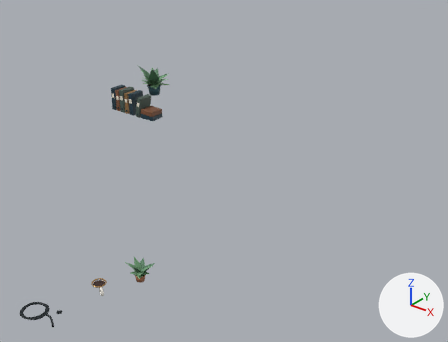
What one commit did to the glTF model public/models/werkstatt-deko.glb.
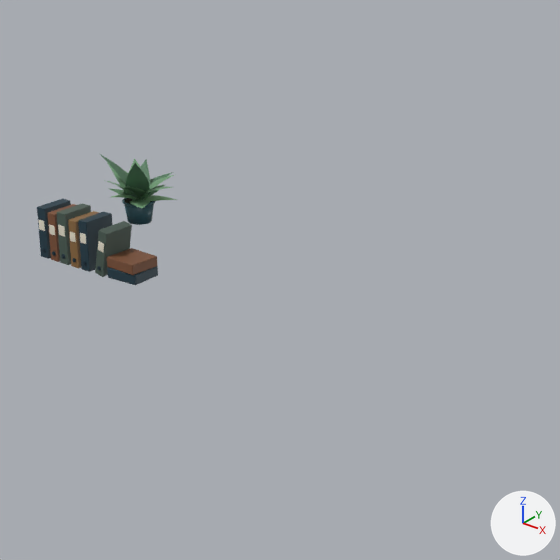
The first picture shows the older version from a camera (50 mm lens) standing at (11.36, -8.64, 8.84) and looking at (2.37, 2.59, 1.88). The close-ups show the older and then the newer version on the part from 21% to 74% of the width and 0% to 70% of the height of that picture. Only the edits that show in the close-ups are written down. The lights are fixed; the arrows at lower right show +X, +Y and +Z. Where no turn or scale is listed for an object, it has been applied to the vertices.

The older version as bpy lines, for what is in view:
```python
me_cone_002 = bpy.data.meshes.new('Cone.002')
me_cone_002.from_pydata(...)  # 1136 vertices, 1816 faces; spans x -0.662..0.612, y -0.573..0.602, z -0.15..0.83
# faces by material slot: [956, 124, 414, 138, 184]
me_cone_002.materials.append(mat_deko_topf)  # dark cyan #27525c
me_cone_002.materials.append(mat_deko_erde)  # black #2b2118
me_cone_002.materials.append(mat_deko_blatt)  # green #6f9b74
me_cone_002.materials.append(mat_deko_blatt_hell)  # greyish green #8cbb8b
me_cone_002.materials.append(mat_deko_blatt_dunkel)  # green #557d5f
me_cube = bpy.data.meshes.new('Cube')
me_cube.from_pydata(...)  # 208 vertices, 404 faces; spans x -0.085..0.085, y -0.277..0.26, z 0.0..0.78
# faces by material slot: [108, 84, 212]
me_cube.materials.append(mat_deko_ordner_a)  # dark blue #1d3a47
me_cube.materials.append(mat_deko_etikett)  # pale yellow #efe7d5
me_cube.materials.append(mat_deko_tinte)  # dark blue #16303d
me_cube_006 = bpy.data.meshes.new('Cube.006')
me_cube_006.from_pydata(...)  # 208 vertices, 404 faces; spans x -0.09..0.09, y -0.277..0.26, z 0.0..0.79
# faces by material slot: [108, 84, 212]
me_cube_006.materials.append(mat_deko_ordner_c)  # greyish green #4a5c52
me_cube_006.materials.append(mat_deko_etikett)  # pale yellow #efe7d5
me_cube_006.materials.append(mat_deko_tinte)  # dark blue #16303d
ob_ordner_1 = bpy.data.objects.new('Ordner_1', me_cube)
ob_ordner_1.location = (-4.62, 5.38, 1.22)
ob_ordner_3 = bpy.data.objects.new('Ordner_3', me_cube_006)
ob_ordner_3.location = (-4.19, 5.38, 1.22)
ob_pflanze_regal = bpy.data.objects.new('Pflanze_Regal', me_cone_002)
ob_pflanze_regal.location = (-2.8, 5.36, 2.27)
# also in view: 'Ordner_5' at (-3.74, 5.37, 1.6); 'Ordner_liegend_2' at (-3.02, 5.38, 1.45); 'Ordner_6' at (-3.39, 5.37, 1.56)
```
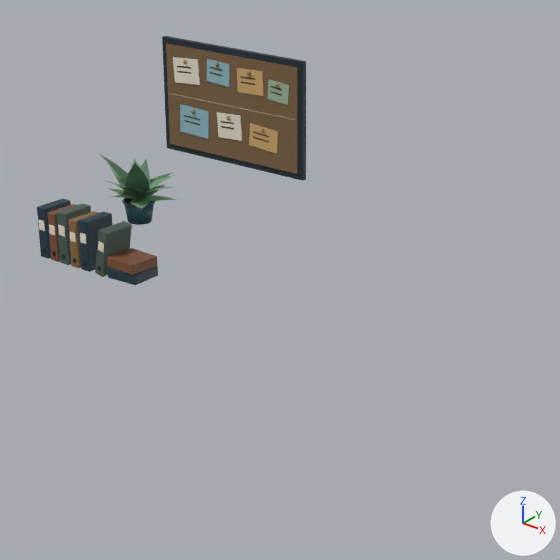
Patch to the scene script:
```diff
--- a/public/models/werkstatt-deko.glb.py
+++ b/public/models/werkstatt-deko.glb.py
@@ me_cube_029 @@
+me_cube_029.from_pydata([(-0.25, -0.006, -0.133), (-0.229, -0.006, 0.166), (-0.25, 0.006, -0.133), (-0.229, 0.006, 0.166), (0.229, -0.006, -0.166), (0.25, -0.006, 0.133), (0.229, 0.006, -0.166), (0.25, 0.006, 0.133)], [], [(0, 1, 3), (0, 3, 2), (2, 3, 7), (2, 7, 6), (6, 7, 5), (6, 5, 4), (4, 5, 1), (4, 1, 0), (2, 6, 4), (2, 4, 0), (7, 3, 1), (7, 1, 5)])
+me_cube_029.materials.append(mat_wand_zettel_sand)  # orange #cfa96f
@@ me_cube_026 @@
+me_cube_026.from_pydata([(-0.201, -0.006, -0.181), (-0.219, -0.006, 0.159), (-0.201, 0.006, -0.181), (-0.219, 0.006, 0.159), (0.219, -0.006, -0.159), (0.201, -0.006, 0.181), (0.219, 0.006, -0.159), (0.201, 0.006, 0.181)], [], [(0, 1, 3), (0, 3, 2), (2, 3, 7), (2, 7, 6), (6, 7, 5), (6, 5, 4), (4, 5, 1), (4, 1, 0), (2, 6, 4), (2, 4, 0), (7, 3, 1), (7, 1, 5)])
+me_cube_026.materials.append(mat_wand_zettel_creme)  # pale yellow #e8e0cd
@@ me_cube_020 @@
+me_cube_020.from_pydata([(-0.266, -0.006, -0.181), (-0.253, -0.006, 0.199), (-0.266, 0.006, -0.181), (-0.253, 0.006, 0.199), (0.253, -0.006, -0.199), (0.266, -0.006, 0.181), (0.253, 0.006, -0.199), (0.266, 0.006, 0.181)], [], [(0, 1, 3), (0, 3, 2), (2, 3, 7), (2, 7, 6), (6, 7, 5), (6, 5, 4), (4, 5, 1), (4, 1, 0), (2, 6, 4), (2, 4, 0), (7, 3, 1), (7, 1, 5)])
+me_cube_020.materials.append(mat_wand_zettel_teal)  # cyan #8fb9c4
@@ me_cube_016 @@
+me_cube_016.from_pydata([(-0.181, -0.006, -0.115), (-0.158, -0.006, 0.144), (-0.181, 0.006, -0.115), (-0.158, 0.006, 0.144), (0.158, -0.006, -0.144), (0.181, -0.006, 0.115), (0.158, 0.006, -0.144), (0.181, 0.006, 0.115)], [], [(0, 1, 3), (0, 3, 2), (2, 3, 7), (2, 7, 6), (6, 7, 5), (6, 5, 4), (4, 5, 1), (4, 1, 0), (2, 6, 4), (2, 4, 0), (7, 3, 1), (7, 1, 5)])
+me_cube_016.materials.append(mat_wand_zettel_sage)  # grey #9db69b
@@ me_cube_012 @@
+me_cube_012.from_pydata([(-0.214, -0.006, -0.168), (-0.225, -0.006, 0.152), (-0.214, 0.006, -0.168), (-0.225, 0.006, 0.152), (0.225, -0.006, -0.152), (0.214, -0.006, 0.168), (0.225, 0.006, -0.152), (0.214, 0.006, 0.168)], [], [(0, 1, 3), (0, 3, 2), (2, 3, 7), (2, 7, 6), (6, 7, 5), (6, 5, 4), (4, 5, 1), (4, 1, 0), (2, 6, 4), (2, 4, 0), (7, 3, 1), (7, 1, 5)])
+me_cube_012.materials.append(mat_wand_zettel_sand)  # orange #cfa96f
@@ me_cube_008 @@
+me_cube_008.from_pydata([(-0.208, -0.006, -0.139), (-0.192, -0.006, 0.16), (-0.208, 0.006, -0.139), (-0.192, 0.006, 0.16), (0.192, -0.006, -0.16), (0.208, -0.006, 0.139), (0.192, 0.006, -0.16), (0.208, 0.006, 0.139)], [], [(0, 1, 3), (0, 3, 2), (2, 3, 7), (2, 7, 6), (6, 7, 5), (6, 5, 4), (4, 5, 1), (4, 1, 0), (2, 6, 4), (2, 4, 0), (7, 3, 1), (7, 1, 5)])
+me_cube_008.materials.append(mat_wand_zettel_teal)  # cyan #8fb9c4
@@ me_cube_004 @@
+me_cube_004.from_pydata([(-0.218, -0.006, -0.186), (-0.241, -0.006, 0.154), (-0.218, 0.006, -0.186), (-0.241, 0.006, 0.154), (0.241, -0.006, -0.154), (0.218, -0.006, 0.186), (0.241, 0.006, -0.154), (0.218, 0.006, 0.186)], [], [(0, 1, 3), (0, 3, 2), (2, 3, 7), (2, 7, 6), (6, 7, 5), (6, 5, 4), (4, 5, 1), (4, 1, 0), (2, 6, 4), (2, 4, 0), (7, 3, 1), (7, 1, 5)])
+me_cube_004.materials.append(mat_wand_zettel_creme)  # pale yellow #e8e0cd
@@ me_cube_032 @@
+me_cube_032.from_pydata([(-1.12, 0.0, -0.01), (-1.12, 0.0, 0.01), (-1.12, 0.0, -0.01), (-1.12, 0.0, 0.01), (1.12, 0.0, -0.01), (1.12, 0.0, 0.01), (1.12, 0.0, -0.01), (1.12, 0.0, 0.01)], [], [(0, 1, 3), (0, 3, 2), (2, 3, 7), (2, 7, 6), (6, 7, 5), (6, 5, 4), (4, 5, 1), (4, 1, 0), (2, 6, 4), (2, 4, 0), (7, 3, 1), (7, 1, 5)])
+me_cube_032.materials.append(mat_wand_schnur)  # beige #b7a488
@@ ob_pinnwand_zettel_7 @@
+ob_pinnwand_zettel_7 = bpy.data.objects.new('Pinnwand_Zettel_7', me_cube_029)
+ob_pinnwand_zettel_7.location = (-0.92, 5.88, 3.53)
@@ ob_pinnwand_zettel_6 @@
+ob_pinnwand_zettel_6 = bpy.data.objects.new('Pinnwand_Zettel_6', me_cube_026)
+ob_pinnwand_zettel_6.location = (-1.52, 5.88, 3.59)
@@ ob_pinnwand_zettel_5 @@
+ob_pinnwand_zettel_5 = bpy.data.objects.new('Pinnwand_Zettel_5', me_cube_020)
+ob_pinnwand_zettel_5.location = (-2.16, 5.88, 3.55)
@@ ob_pinnwand_zettel_4 @@
+ob_pinnwand_zettel_4 = bpy.data.objects.new('Pinnwand_Zettel_4', me_cube_016)
+ob_pinnwand_zettel_4.location = (-0.66, 5.88, 4.19)
@@ ob_pinnwand_zettel_3 @@
+ob_pinnwand_zettel_3 = bpy.data.objects.new('Pinnwand_Zettel_3', me_cube_012)
+ob_pinnwand_zettel_3.location = (-1.14, 5.88, 4.25)
@@ ob_pinnwand_zettel_2 @@
+ob_pinnwand_zettel_2 = bpy.data.objects.new('Pinnwand_Zettel_2', me_cube_008)
+ob_pinnwand_zettel_2.location = (-1.7, 5.88, 4.29)
@@ ob_pinnwand_zettel_1 @@
+ob_pinnwand_zettel_1 = bpy.data.objects.new('Pinnwand_Zettel_1', me_cube_004)
+ob_pinnwand_zettel_1.location = (-2.28, 5.88, 4.23)
@@ ob_pinnwand_schnur @@
+ob_pinnwand_schnur = bpy.data.objects.new('Pinnwand_Schnur', me_cube_032)
+ob_pinnwand_schnur.location = (-1.5, 5.88, 3.87)
@@ ob_pinnwand_rahmen @@
+ob_pinnwand_rahmen = bpy.data.objects.new('Pinnwand_Rahmen', me_cube_001)  # a box spanning x -1.23..1.23, y -0.04..0.04, z -0.78..0.78; in mat_wand_rahmen (dark blue #24323b)
+ob_pinnwand_rahmen.location = (-1.5, 5.93, 3.85)
@@ ob_pinnwand_kork @@
+ob_pinnwand_kork = bpy.data.objects.new('Pinnwand_Kork', me_cube_003)  # a box spanning x -1.15..1.15, y -0.02..0.02, z -0.7..0.7; in mat_wand_kork (brown #7d6244)
+ob_pinnwand_kork.location = (-1.5, 5.9, 3.85)
```

Location of each change, [x1, y1, x2, y2] in pixels of the close-ups (560 x 560 px):
'Pinnwand_Kork', added (brown): after [166, 43, 298, 174]
'Pinnwand_Rahmen', added: after [162, 36, 306, 181]
'Pinnwand_Zettel_5', added (cyan): after [180, 104, 209, 139]
'Pinnwand_Zettel_1', added (pale yellow): after [173, 57, 200, 85]
'Pinnwand_Zettel_3', added (orange): after [237, 68, 264, 96]
'Pinnwand_Zettel_7', added (orange): after [249, 123, 278, 154]
'Pinnwand_Zettel_6', added (pale yellow): after [217, 112, 242, 141]
'Pinnwand_Zettel_2', added (cyan): after [207, 59, 230, 87]
'Pinnwand_Zettel_4', added: after [267, 79, 289, 105]
'Pinnwand_Schnur', added: after [169, 93, 295, 120]
